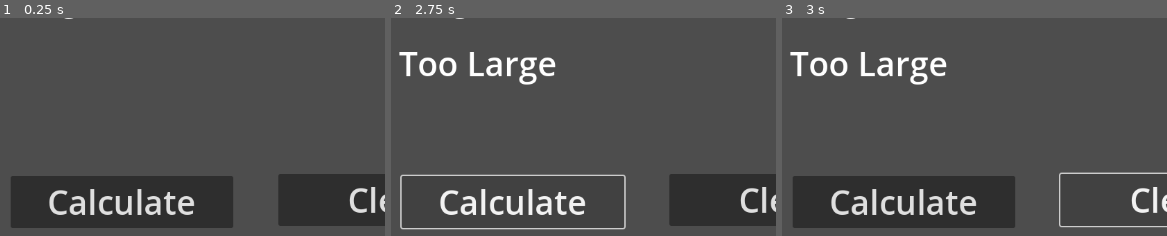
Above: before the commit, frames 1-3 (left to right).
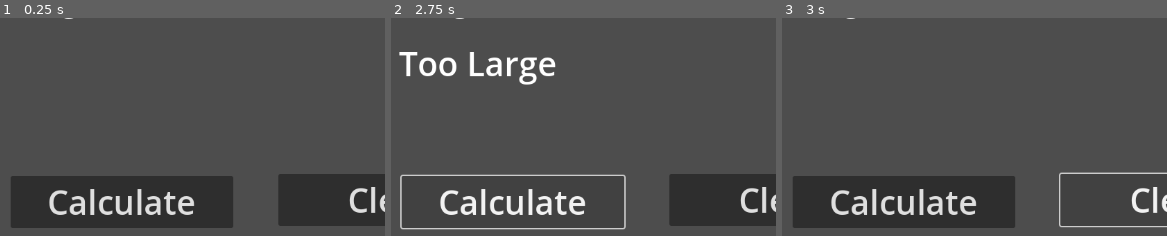
Above: after the commit, the same moments.

Repository: janssen-r/game-design-1
Game: Godot game, scene res://lp_4_2.tscn
Same seed, same stepped clock (60 frames per second), same inputs: the game is played once before the commit and once after it. The project has no main scene, so this scene is started directly.
Inputs (mouse positions are % of the whole screen's width and height, from its top left):
- Up to frame 1 (0.25 s): no input
- Up to frame 2 (2.75 s): click (64, 8) at 0.52 s; type "12" at 0.6 s; click (63, 21) at 0.75 s; type "12" at 0.83 s; click (63, 34) at 0.98 s; type "12" at 1.07 s; click (64, 47) at 1.27 s; type "12" at 1.35 s; click "Calculate" at 2 s
- Up to frame 3 (3 s): click "Clear" at 2.75 s
The pictures show only the part of the screen within x 0-50%, y 50-100%; the shares and areas given below are measured in that part.

Frames 1-2 are identical in both runs. In frame 3, 1.8% of the frame differs, in the area x 2-43%, y 15-31%.
Error after the commit: Invalid access to property or key 'text' on a base object of type 'null instance'. (res://lp_4_2.gd:29)

Commit message:
Update 9/18

Diff:
--- /dev/null
+++ b/LangDocs/prog_115a.gd
@@ -0,0 +1,19 @@
+extends Control
+
+func _on_btn_calc_pressed() -> void:
+	$ItemList.add_item("Number")
+	# range(stop)
+	# range (Start, stop)
+	# range (start, stop, step)
+	# "stop" is excluded, so add 1 if needed
+
+	for num in range(2,36+1, 2): # after comma means step size 2
+		var line = str(num)
+		$ItemList.add_item(line)
+
+
+func _on_btn_clear_pressed() -> void:
+	$ItemList.clear()
+
+func _on_btn_exit_pressed() -> void:
+	get_tree().quit()
--- /dev/null
+++ b/LangDocs/prog_115a.tscn
@@ -0,0 +1,52 @@
+[gd_scene load_steps=3 format=3 uid="uid://bftaya47ioppf"]
+
+[ext_resource type="Script" path="res://LangDocs/prog_115a.gd" id="1_ieu6o"]
+[ext_resource type="Theme" uid="uid://cv1o3wmjapddp" path="res://BigFont.tres" id="2_ge866"]
+
+[node name="Prog115a" type="Control"]
+layout_mode = 3
+anchors_preset = 15
+anchor_right = 1.0
+anchor_bottom = 1.0
+grow_horizontal = 2
+grow_vertical = 2
+script = ExtResource("1_ieu6o")
+
+[node name="ItemList" type="ItemList" parent="."]
+layout_mode = 0
+offset_left = 32.0
+offset_top = 32.0
+offset_right = 1088.0
+offset_bottom = 453.0
+theme = ExtResource("2_ge866")
+
+[node name="btnCalc" type="Button" parent="."]
+layout_mode = 0
+offset_left = 31.0
+offset_top = 496.0
+offset_right = 361.0
+offset_bottom = 625.0
+theme = ExtResource("2_ge866")
+text = "Calculate"
+
+[node name="btnClear" type="Button" parent="."]
+layout_mode = 0
+offset_left = 386.0
+offset_top = 500.0
+offset_right = 743.0
+offset_bottom = 629.0
+theme = ExtResource("2_ge866")
+text = "Clear"
+
+[node name="btnExit" type="Button" parent="."]
+layout_mode = 0
+offset_left = 773.0
+offset_top = 498.0
+offset_right = 1096.0
+offset_bottom = 627.0
+theme = ExtResource("2_ge866")
+text = "Exit"
+
+[connection signal="pressed" from="btnCalc" to="." method="_on_btn_calc_pressed"]
+[connection signal="pressed" from="btnClear" to="." method="_on_btn_clear_pressed"]
+[connection signal="pressed" from="btnExit" to="." method="_on_btn_exit_pressed"]
--- /dev/null
+++ b/LangDocs/prog_122a.gd
@@ -0,0 +1,18 @@
+extends Control
+
+
+
+func _on_btn_calc_pressed() -> void:
+	$ItemList.add_item("Number    Square    Square Root")
+	for num in range(1,51):
+		var numsquared = num**2 # OR pow(num, 2)
+		var numsqrt = sqrt(num)
+		var line = "%d    %d    %.4f" % [num, numsquared, numsqrt]
+		$ItemList.add_item(line)
+
+func _on_btn_clear_pressed() -> void:
+	$ItemList.clear()
+
+
+func _on_btn_exit_pressed() -> void:
+	get_tree().quit()
--- /dev/null
+++ b/LangDocs/prog_122a.tscn
@@ -0,0 +1,51 @@
+[gd_scene load_steps=3 format=3 uid="uid://uugi0v3n5ws6"]
+
+[ext_resource type="Script" path="res://LangDocs/prog_122a.gd" id="1_av2sd"]
+[ext_resource type="Theme" uid="uid://cv1o3wmjapddp" path="res://BigFont.tres" id="2_t0xu4"]
+
+[node name="Prog_122a" type="Control"]
+layout_mode = 3
+anchors_preset = 15
+anchor_right = 1.0
+anchor_bottom = 1.0
+grow_horizontal = 2
+grow_vertical = 2
+script = ExtResource("1_av2sd")
+
+[node name="ItemList" type="ItemList" parent="."]
+layout_mode = 0
+offset_left = 18.0
+offset_top = 18.0
+offset_right = 1136.0
+offset_bottom = 480.0
+
+[node name="btnCalc" type="Button" parent="."]
+layout_mode = 0
+offset_left = 20.0
+offset_top = 501.0
+offset_right = 364.0
+offset_bottom = 625.0
+theme = ExtResource("2_t0xu4")
+text = "Calculate"
+
+[node name="btnClear" type="Button" parent="."]
+layout_mode = 0
+offset_left = 402.0
+offset_top = 501.0
+offset_right = 746.0
+offset_bottom = 625.0
+theme = ExtResource("2_t0xu4")
+text = "Clear"
+
+[node name="btnExit" type="Button" parent="."]
+layout_mode = 0
+offset_left = 789.0
+offset_top = 504.0
+offset_right = 1133.0
+offset_bottom = 628.0
+theme = ExtResource("2_t0xu4")
+text = "Exit"
+
+[connection signal="pressed" from="btnCalc" to="." method="_on_btn_calc_pressed"]
+[connection signal="pressed" from="btnClear" to="." method="_on_btn_clear_pressed"]
+[connection signal="pressed" from="btnExit" to="." method="_on_btn_exit_pressed"]
--- a/lp_4_2.gd
+++ b/lp_4_2.gd
@@ -25,7 +25,8 @@
 		return
 
 func _on_btn_clear_pressed() -> void:
-	pass # Replace with function body.
+	$lblOutput.text = ""
+	$txtHight.text
 
 func _on_btn_exit_pressed() -> void:
 	pass # Replace with function body.
